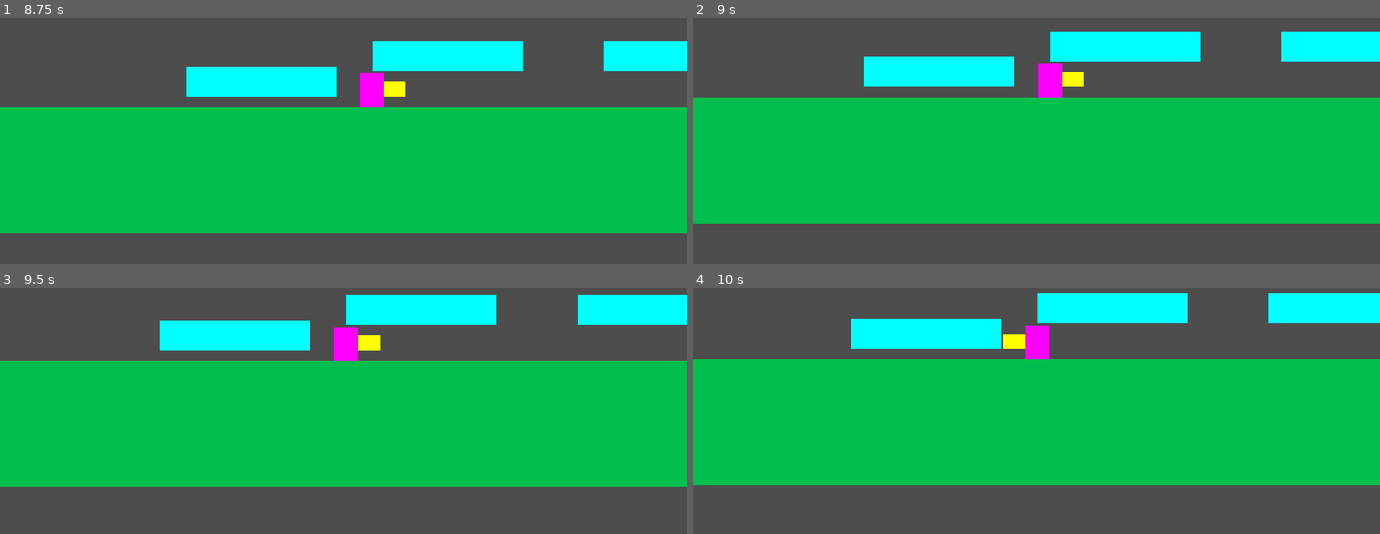
Above: before the commit, frames 1-4 (two rows, left to right).
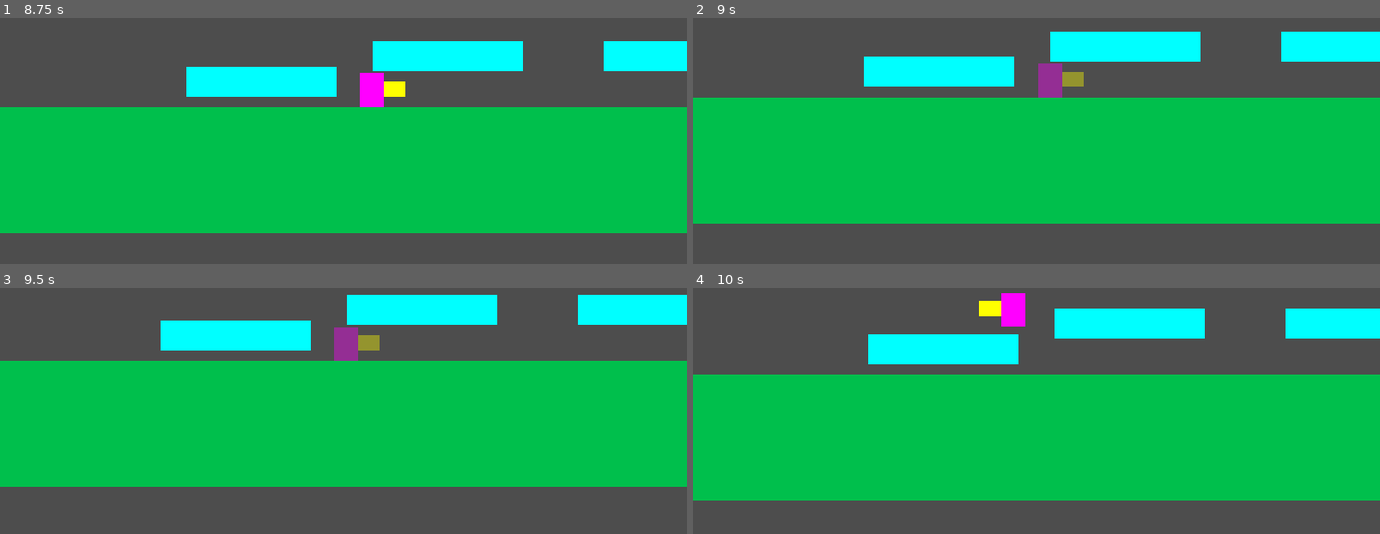
Above: after the commit, the same moments.

Repository: matbloxoficial-dev/world-corrupted
Game: Godot game, scene res://scenes/levels/nivel_prueba.tscn
Two runs of this game, one before a commit and one after it. Both use one fixed random seed, a clock stepped at 60 frames per second and the inputs below. The project has no main scene, so this scene is started directly.
Inputs (mouse positions are in pixels of both pictures, inside the frame that each line leads up to):
- Up to frame 1 (8.75 s): move the mouse to (494, 52) at 0.52 s; hold D (move_right) 0.53-2.03 s; right-click (494, 52) at 0.6 s; tap Space (jump) at 0.77, 1.52, 3.02, 3.77, 4.52, 6.02, 6.77, 7.52 s; move the mouse to (206, 89) at 1.27 s; click (206, 89) at 1.35 s; right-click (206, 89) at 1.55 s; move the mouse to (outside the picture) at 2.02 s; hold A (move_left) 2.03-2.78 s; tap Shift (dash) at 2.1, 5.1, 8.1 s; right-click (outside the picture) at 2.3 s; move the mouse to (309, 148) at 2.77 s; hold D (move_right) 2.78-4.28 s; right-click (309, 148) at 2.85 s; move the mouse to (549, 128) at 3.52 s; right-click (549, 128) at 3.6 s; move the mouse to (outside the picture) at 4.27 s; hold A (move_left) 4.28-5.03 s; click (outside the picture) at 4.35 s; right-click (outside the picture) at 4.55 s; move the mouse to (377, 72) at 5.02 s; hold D (move_right) 5.03-5.78 s; right-click (377, 72) at 5.3 s; move the mouse to (outside the picture) at 5.77 s; hold A (move_left) 5.78-7.28 s; right-click (outside the picture) at 5.85 s; move the mouse to (494, 52) at 6.52 s; right-click (494, 52) at 6.6 s; move the mouse to (206, 89) at 7.27 s; hold D (move_right) from 7.28 s (still down); click (206, 89) at 7.35 s; right-click (206, 89) at 7.55 s; move the mouse to (outside the picture) at 8.02 s; right-click (outside the picture) at 8.3 s
- Up to frame 2 (9 s): keep holding D (move_right); move the mouse to (1002, 148) at 8.77 s; right-click (1002, 148) at 8.85 s
- Up to frame 3 (9.5 s): keep holding D (move_right); tap Space (jump) at 9.02 s
- Up to frame 4 (10 s): move the mouse to (1242, 398) at 9.52 s; release D (move_right) at 9.53 s; hold A (move_left) from 9.53 s (still down); right-click (1242, 398) at 9.6 s; tap Space (jump) at 9.77 s

Frame 1 is identical in both runs. In frame 2, 0.7% of the frame differs, in the area x 50-57%, y 18-33%; in frame 3, 0.7%; in frame 4, 21%, in the area x 0-100%, y 2-87%.

Commit message:
Agrego patada giratoria - daño 14 en area, cooldown 3s

Diff:
--- a/project.godot
+++ b/project.godot
@@ -94,3 +94,8 @@
 "events": [Object(InputEventMouseButton,"resource_local_to_scene":false,"resource_name":"","device":-1,"window_id":0,"a …(253 unchanged characters)…
 ]
 }
+kick={
+"deadzone": 0.5,
+"events": [Object(InputEventMouseButton,"resource_local_to_scene":false,"resource_name":"","device":-1,"window_id":0,"alt_pressed":false,"shift_pressed":false,"ctrl_pressed":false,"meta_pressed":false,"button_mask":0,"position":Vector2(0, 0),"global_position":Vector2(0, 0),"factor":1.0,"button_index":2,"canceled":false,"pressed":false,"double_click":false,"script":null)
+]
+}
--- a/scripts/tekaya.gd
+++ b/scripts/tekaya.gd
@@ -6,6 +6,8 @@
 const DASH_SPEED = 800.0
 const DASH_DURATION = 0.12
 const DASH_COOLDOWN = 0.8
+const DANO_PATADA = 14
+const COOLDOWN_PATADA = 3.0
 
 const MAX_HP = 80
 const INVENCIBILITY_TIME = 0.67
@@ -20,6 +22,7 @@
 var dash_cooldown_timer = 0.0
 var is_dashing = false
 var facing = 1
+var patada_cooldown = 0.0
 
 var hp = MAX_HP
 var is_invencible = false
@@ -41,6 +44,9 @@
 
 	if dash_cooldown_timer > 0:
 		dash_cooldown_timer -= delta
+
+	if patada_cooldown > 0:
+		patada_cooldown -= delta
 
 	# Invencibilidad
 	if is_invencible:
@@ -108,6 +114,10 @@
 		else:
 			velocity.x = move_toward(velocity.x, 0, SPEED)
 
+	# Patada giratoria
+	if Input.is_action_just_pressed("kick") and patada_cooldown <= 0 and not atacando:
+		_ejecutar_patada()
+
 	move_and_slide()
 
 func _ejecutar_combo() -> void:
@@ -163,3 +173,21 @@
 	if body.has_method("recibir_danio"):
 		var dano = DANO_CARGADO if carga_timer >= TIEMPO_CARGA else DANO_GOLPE[max(combo_paso - 1, 0)]
 		body.recibir_danio(dano)
+	if body.has_method("recibir_danio"):
+		var dano: int
+		if patada_cooldown > COOLDOWN_PATADA - 0.3:
+			dano = DANO_PATADA
+		elif carga_timer >= TIEMPO_CARGA:
+			dano = DANO_CARGADO
+		else:
+			dano = DANO_GOLPE[max(combo_paso - 1, 0)]
+		body.recibir_danio(dano)
+
+
+func _ejecutar_patada() -> void:
+	patada_cooldown = COOLDOWN_PATADA
+	atacando = true
+	ataque_timer = 0.3
+	$Visual/Hitbox.monitoring = true
+	$Visual/Hitbox.monitorable = true
+	print("Patada giratoria — daño: ", DANO_PATADA, " | Cooldown: ", COOLDOWN_PATADA, "s")
